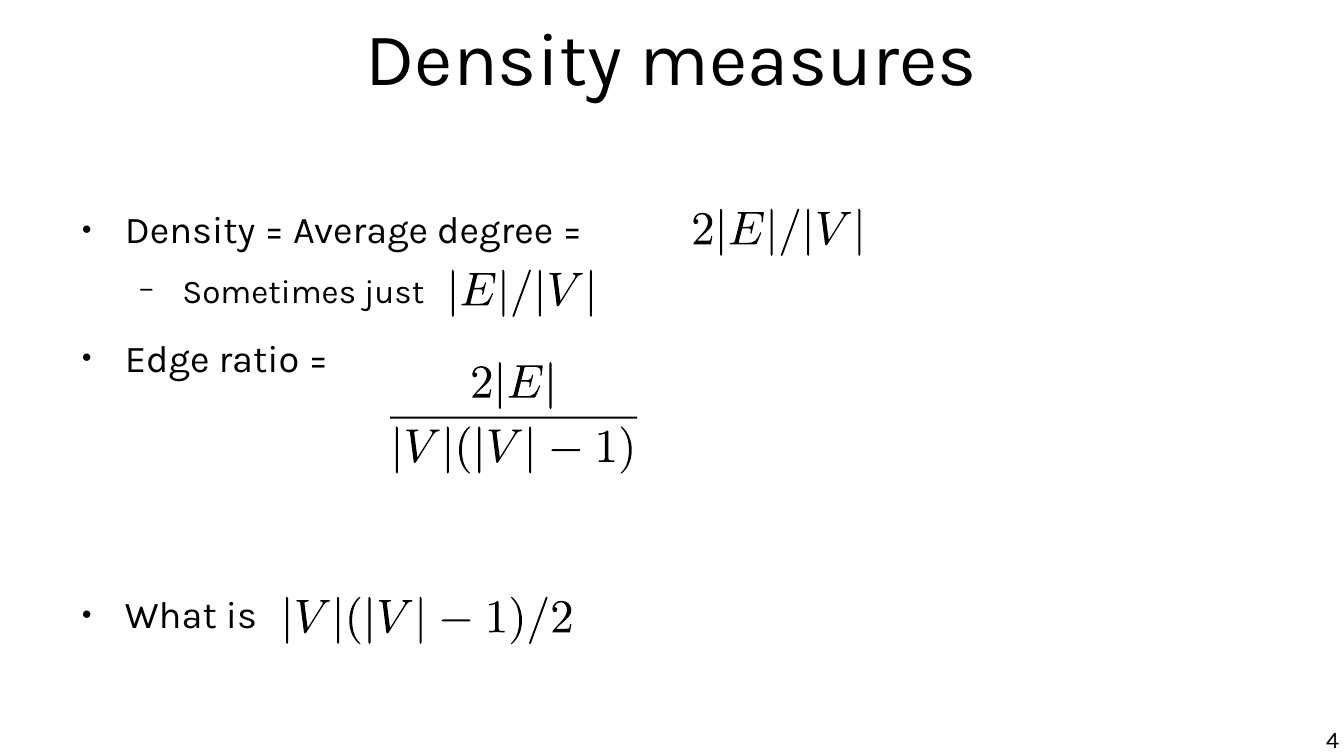
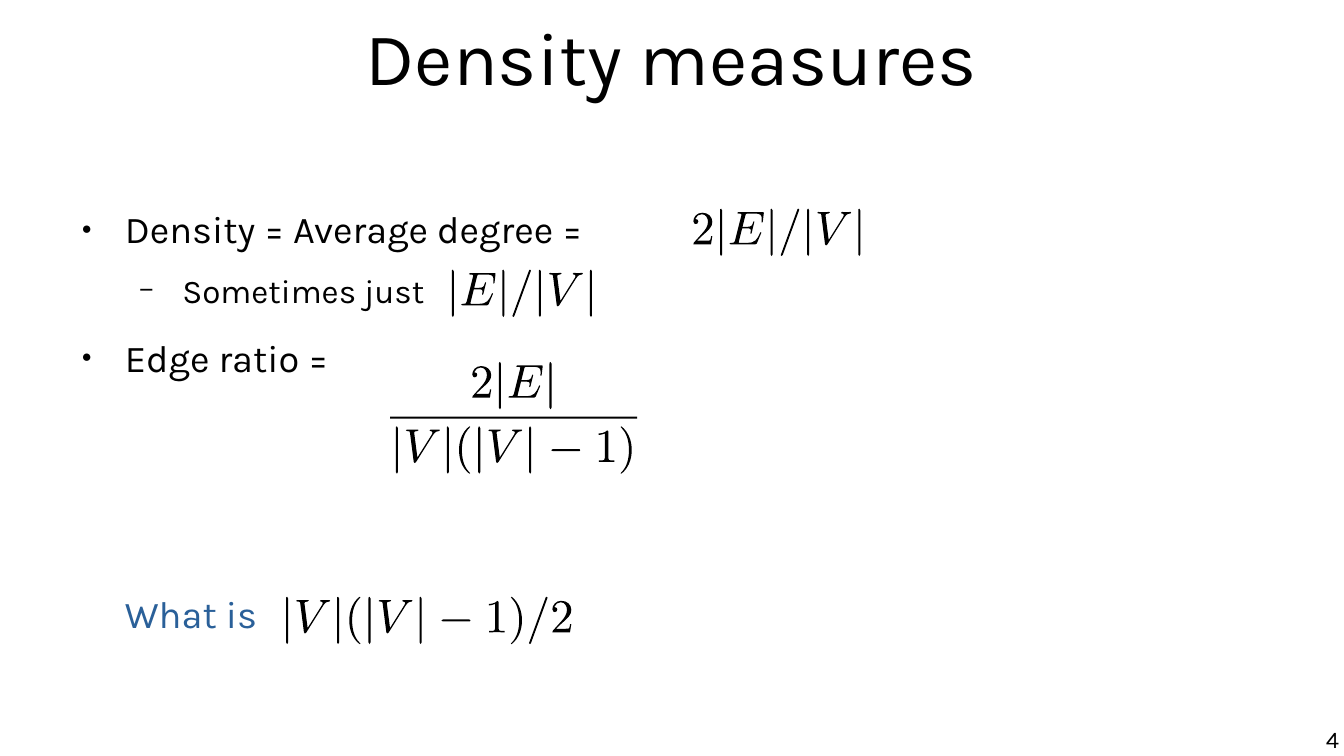
Before and after one commit to chatox/networks-science-course, a slide deck: slide 4 of theory/odp/tt22_dense_subgraphs.odp. Drawn at 1344x756 pixels with LibreOffice and Linux fonts; fonts in the diff are those of the drawing. Boxes give left, top, right and bottom in pixels: in the first picture for what was removed or moved away, otherwise in the second. Text is boxed around its words. In the diff, an @@ line names an element or a change of style, - is before the commit and + after.

```diff
--- a/theory/odp/tt22_dense_subgraphs.odp
+++ b/theory/odp/tt22_dense_subgraphs.odp
@@ text at (125,602,257,629): text colour #000000 to #2A6099 in "What is ?"; bullet ● to none @@
```
Also in this commit, not shown: 4 other slides changed.
